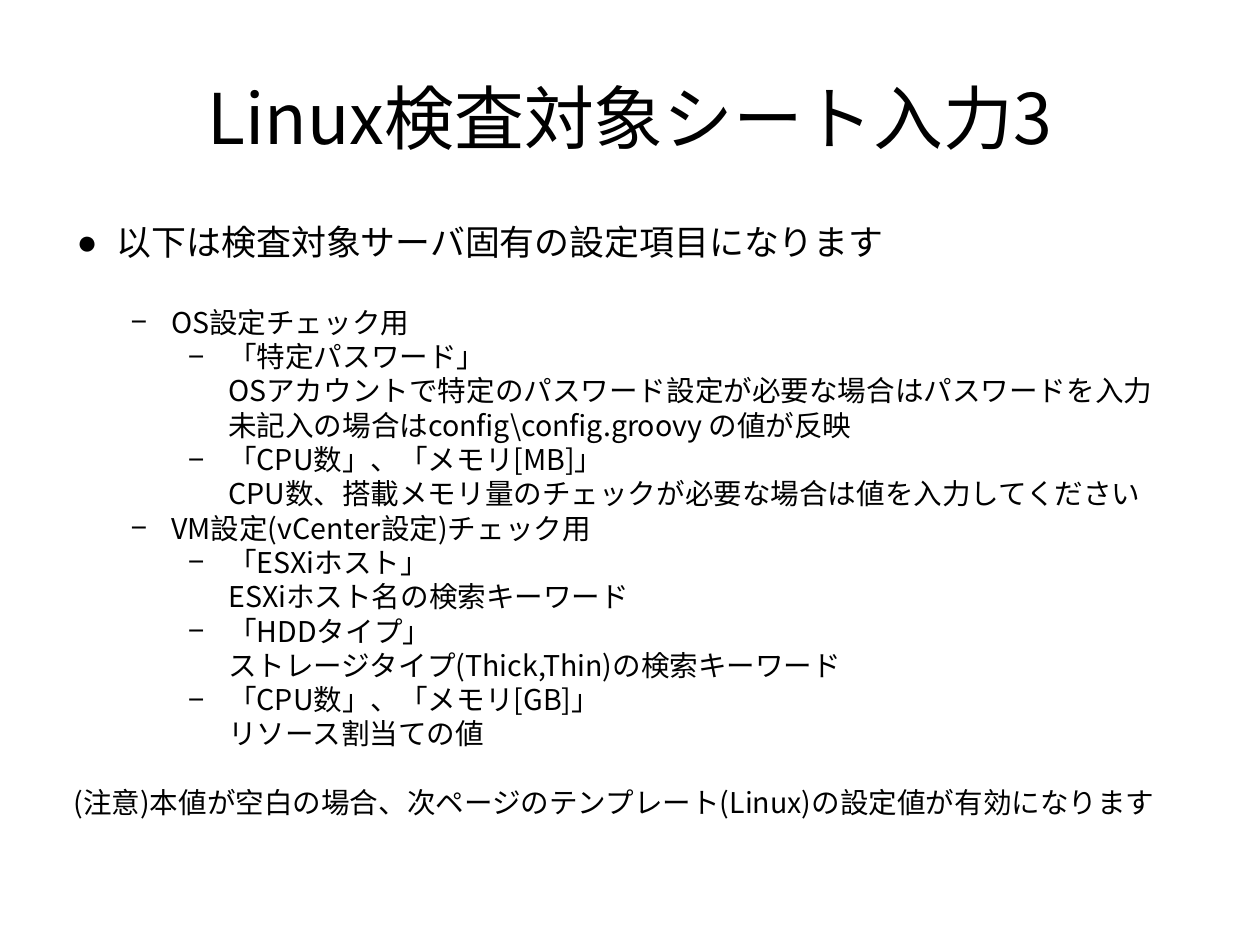
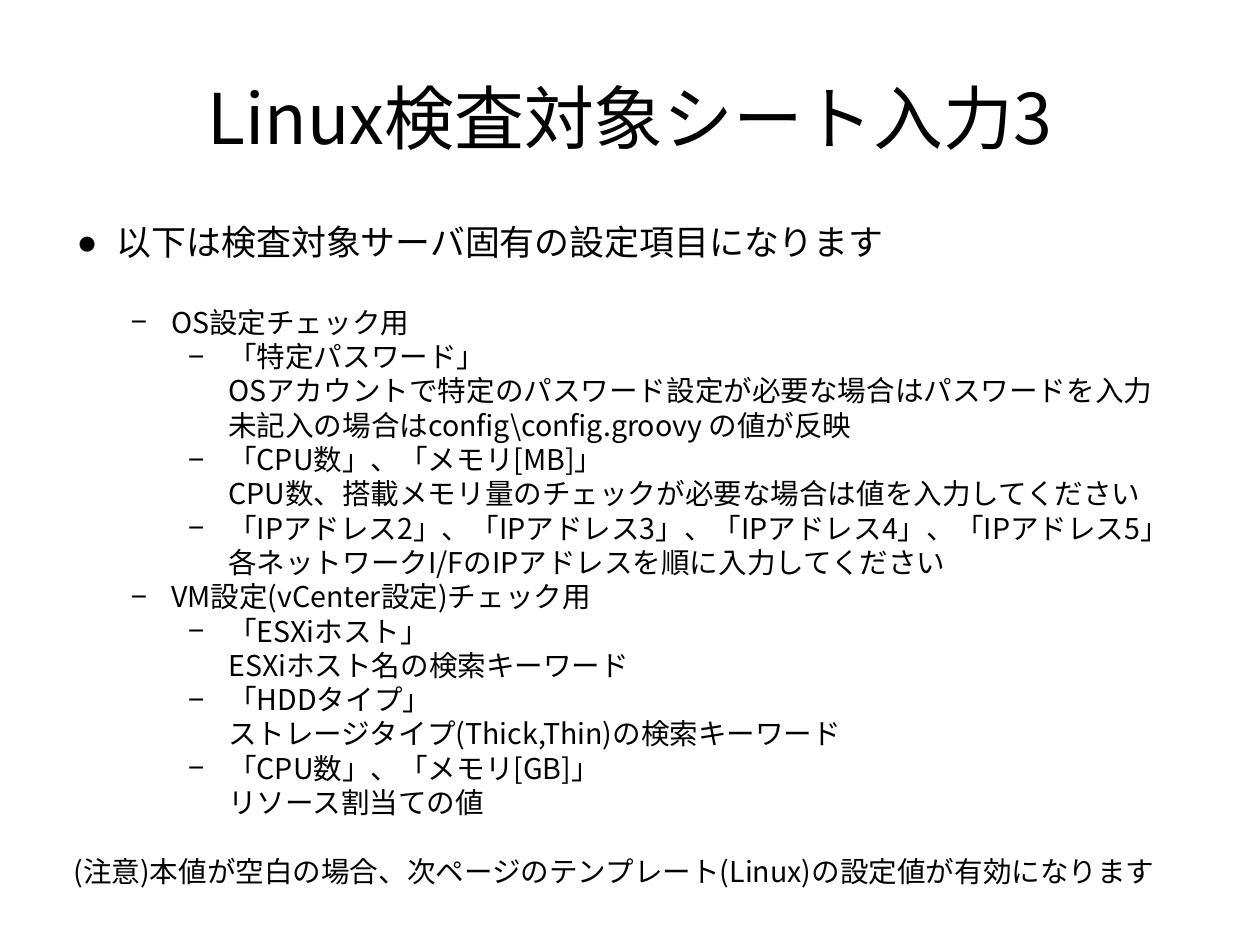
Before and after one commit to frsw3nr/gradle-server-acceptance, a slide deck: slide 27 of docs/jp/tutorial_test_pc.pptx. Drawn at 1260x945 pixels with LibreOffice and Linux fonts; fonts in the diff are those of the drawing. Boxes give left, top, right and bottom in pixels: in the first picture for what was removed or moved away, otherwise in the second. Text is boxed around its words. In the diff, an @@ line names an element or a change of style, - is before the commit and + after.

```diff
--- a/docs/jp/tutorial_test_pc.pptx
+++ b/docs/jp/tutorial_test_pc.pptx
@@ text at <box>228,514,1169,578</box>: paragraph added @@
+    − 「IPアドレス2」、「IPアドレス3」、「IPアドレス4」、「IPアドレス5」
+      各ネットワークI/FのIPアドレスを順に入力してください
```
Also in this commit, not shown: 8 other slides changed, 1 slide added, 1 other file.
